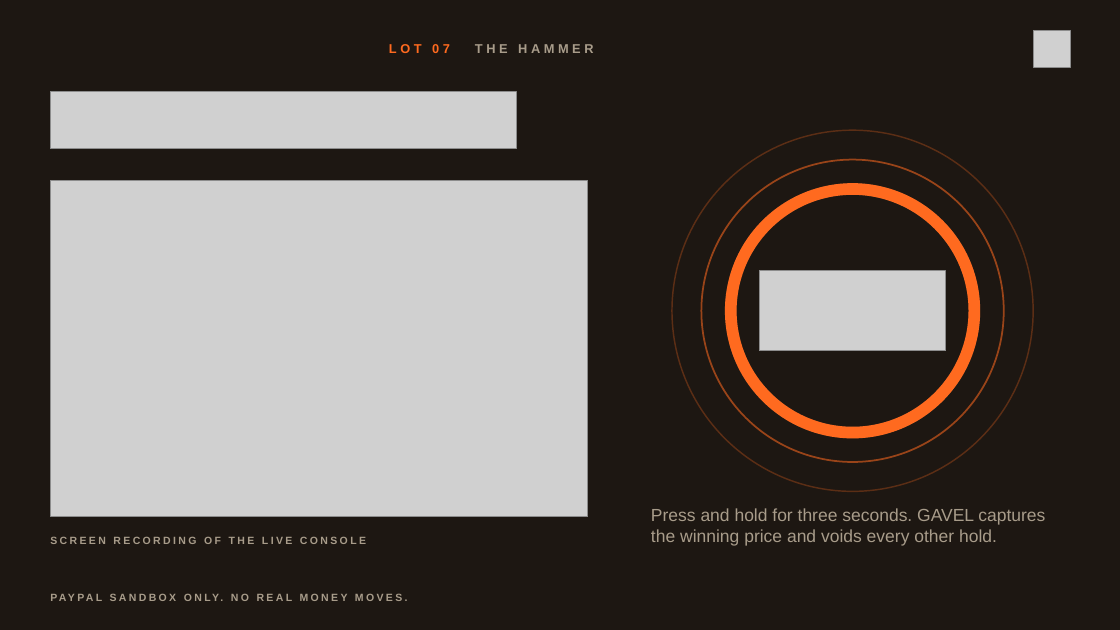
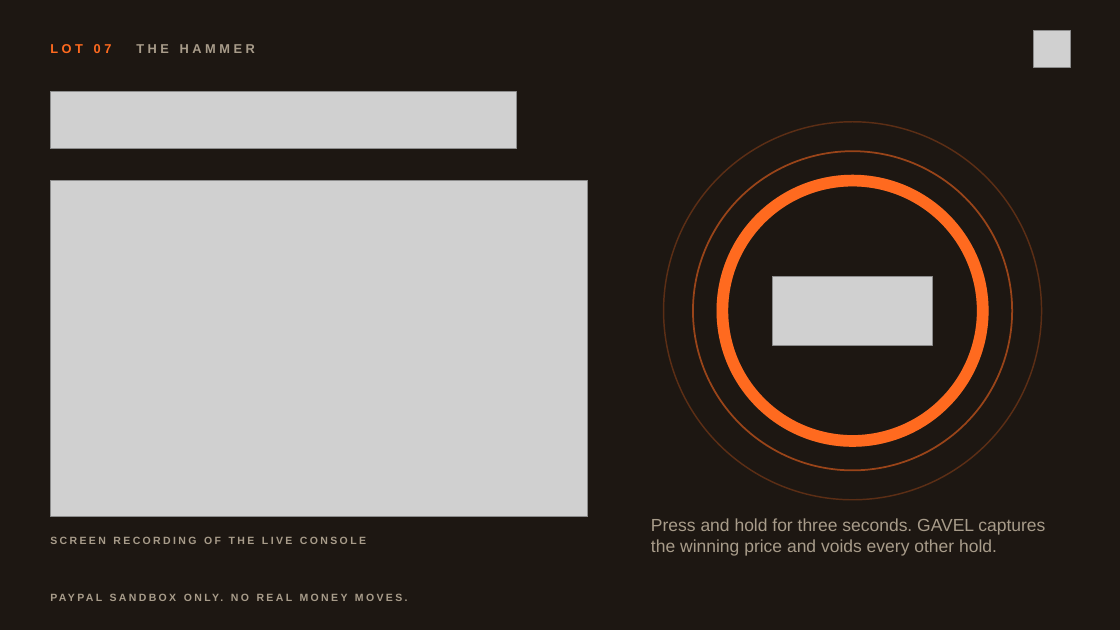
Before and after one commit to harshbhx/gavel-auction, a slide deck: slide 8 of brand/devpost/judges/GAVEL-judge-deck.pptx. Drawn at 1120x630 pixels with LibreOffice and Linux fonts; fonts in the diff are those of the drawing; grey boxes stand for pictures. Boxes give left, top, right and bottom in pixels: in the first picture for what was removed or moved away, otherwise in the second. Text is boxed around its words. In the diff, an @@ line names an element or a change of style, - is before the commit and + after.

```diff
--- a/brand/devpost/judges/GAVEL-judge-deck.pptx
+++ b/brand/devpost/judges/GAVEL-judge-deck.pptx
@@ title "LOT 07 THE HAMMER" at <box>50,44,255,53</box>: alignment centre to left @@
@@ ellipse: place and size @@
-ellipse at <box>672,130,1033,492</box>
+ellipse at <box>664,122,1042,500</box>
@@ ellipse: place and size @@
-ellipse at <box>702,160,1004,462</box>
+ellipse at <box>693,151,1012,471</box>
@@ ellipse: place and size @@
-ellipse at <box>731,189,975,433</box>
+ellipse at <box>723,181,983,441</box>
@@ ellipse: place and size @@
-ellipse at <box>731,189,975,433</box>
+ellipse at <box>723,181,983,441</box>
@@ picture: place and size @@
-picture at <box>760,271,946,350</box>
+picture at <box>773,276,933,345</box>
@@ text "Press and hold for three ...": place and size @@
-text "Press and hold for three ..." at <box>651,508,1045,546</box>
+text "Press and hold for three ..." at <box>651,518,1045,556</box>
```
Also in this commit, not shown: 13 other slides changed, 4 other files.
